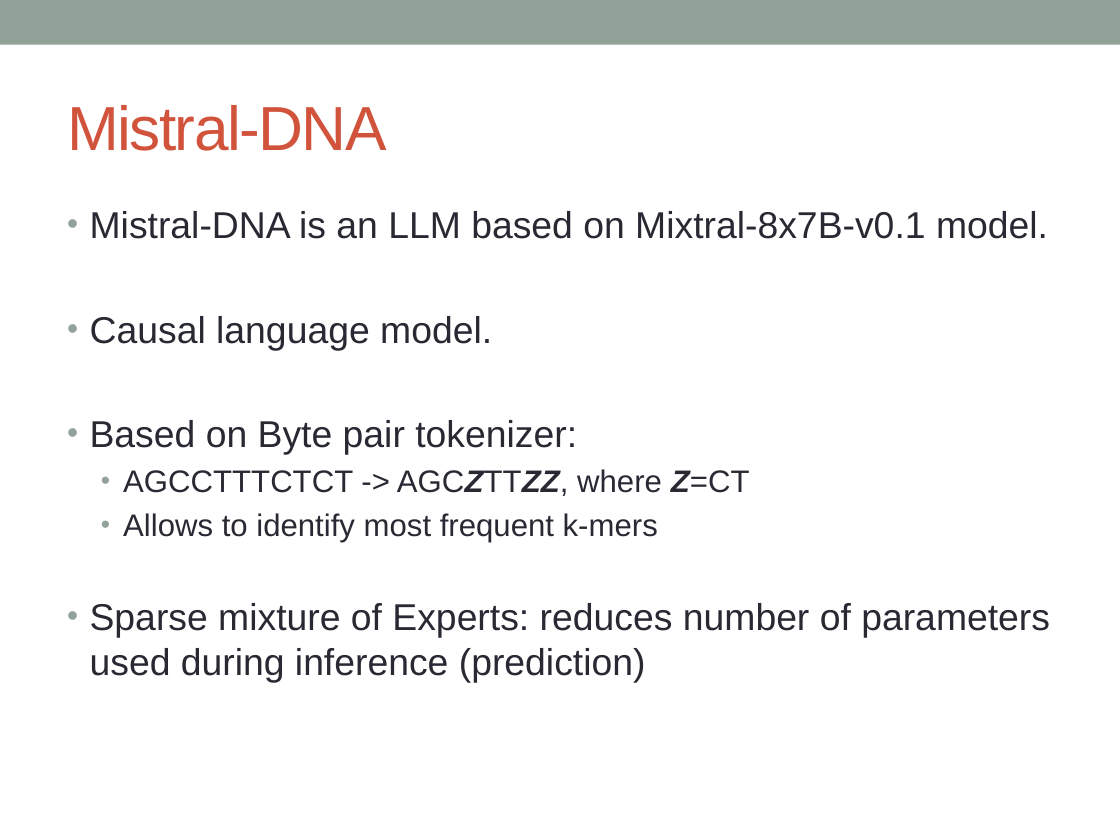
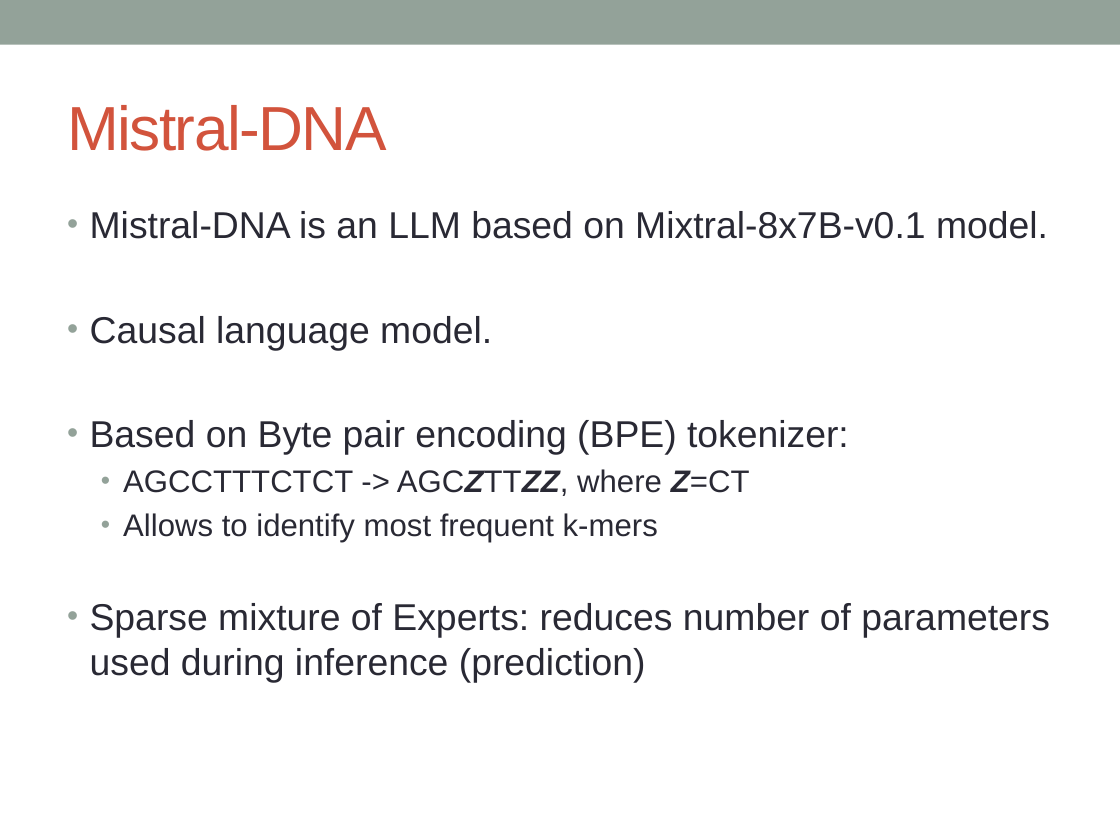
Before and after one commit to raphaelmourad/LLM-for-genomics-training, a slide deck: slide 24 of CM_llm_genomics.pptx (slide 23 before the commit). Drawn at 1120x840 pixels with LibreOffice and Linux fonts; fonts in the diff are those of the drawing. Boxes give left, top, right and bottom in pixels: in the first picture for what was removed or moved away, otherwise in the second. Text is boxed around its words. In the diff, an @@ line names an element or a change of style, - is before the commit and + after.

```diff
--- a/CM_llm_genomics.pptx
+++ b/CM_llm_genomics.pptx
@@ text at bbox=[90, 420, 849, 455]: text changed @@
-• Based on Byte pair tokenizer:
+• Based on Byte pair encoding (BPE) tokenizer:
```
Also in this commit, not shown: 7 other slides changed, 6 slides added, 1 other file.
